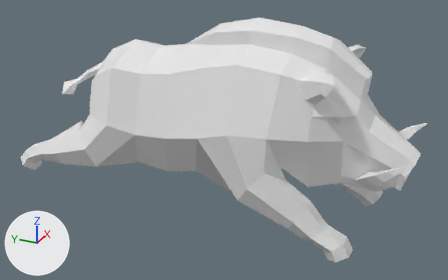
The FBX model Assets/!/GFX/Enemies/boar.fbx, before and after one commit.
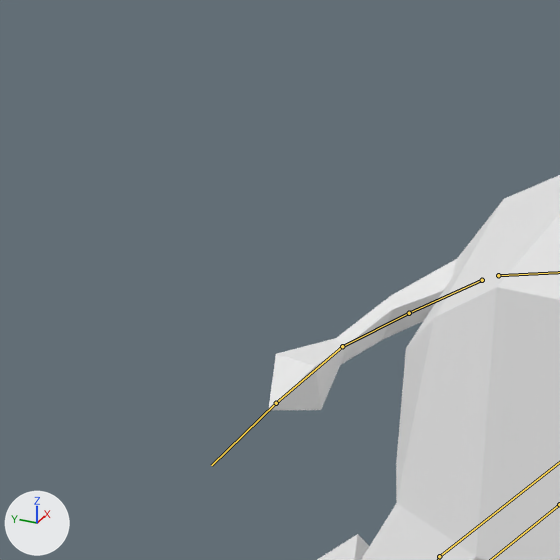
There are two pictures of each version: one whole from a 50 mm lens placed at (-2.06, -0.938, 1.408), pointed at (-0.01, -0.016, 0.383), one close up on the part from 1% to 28% of the width and 2% to 45% of the height. The axes (+X, +Y, +Z) are drawn at lower left. The lights are the same throughout. Both versions are drawn at frame 1 of the action 'Armature|boar_run'; the numbers are the values there. The bones that bend it are drawn over the model as lines in the close-ups.

Names of what the first close-up shows: 'Boar'.
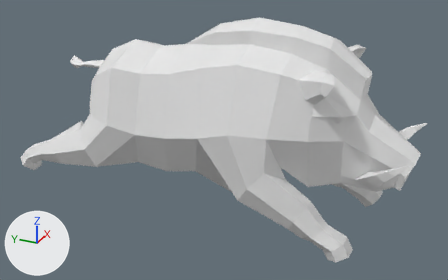
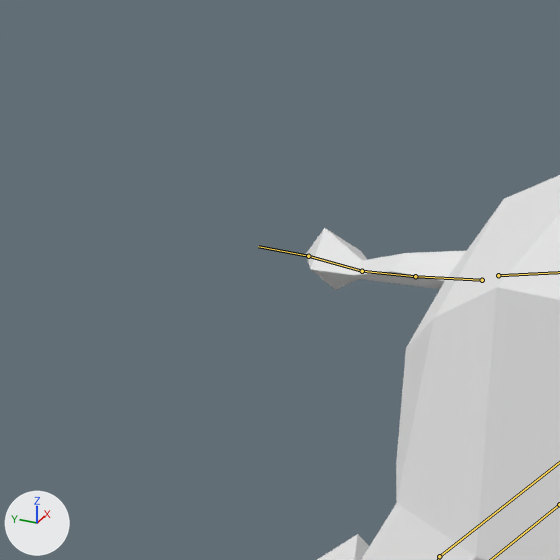
Patch to the scene script:
```diff
--- a/Assets/!/GFX/Enemies/boar.fbx.py
+++ b/Assets/!/GFX/Enemies/boar.fbx.py
@@ bone_tail @@
 bone_tail = bpy.data.objects['Armature'].pose.bones['tail']  # child of 'root'
-bone_tail.rotation_quaternion = (0.967, -0.188, -0.035, 0.17)  # degrees (-22, 0, 20)
+bone_tail.rotation_quaternion = (0.937, 0.027, -0.013, 0.349)  # degrees (2, -2, 41)
@@ bone_tail_001 @@
 bone_tail_001 = bpy.data.objects['Armature'].pose.bones['tail.001']  # child of 'tail'
-bone_tail_001.rotation_quaternion = (0.962, -0.262, 0.0, 0.081)  # degrees (-30, 2, 9)
+bone_tail_001.rotation_quaternion = (0.993, 0.053, -0.02, 0.104)  # degrees (6, -3, 12)
@@ bone_tail_002 @@
 bone_tail_002 = bpy.data.objects['Armature'].pose.bones['tail.002']  # child of 'tail.001'
-bone_tail_002.rotation_quaternion = (0.988, -0.138, 0.0, 0.063)  # degrees (-16, 1, 7)
+bone_tail_002.rotation_quaternion = (0.977, 0.086, 0.031, 0.194)  # degrees (10, 2, 23)
```

Boxes [x1, y1, x2, y2] around the edits, measured in the close-ups (560 x 560 px):
'Boar', posed
    before: [268, 175, 560, 560]
    after: [306, 175, 560, 560]
bone 'tail', root to tip
    before: (482, 280) to (409, 313)
    after: (482, 280) to (415, 276)
bone 'tail.001', root to tip
    before: (409, 313) to (342, 346)
    after: (415, 276) to (362, 271)
bone 'tail.002', root to tip
    before: (342, 346) to (276, 403)
    after: (362, 271) to (308, 256)
